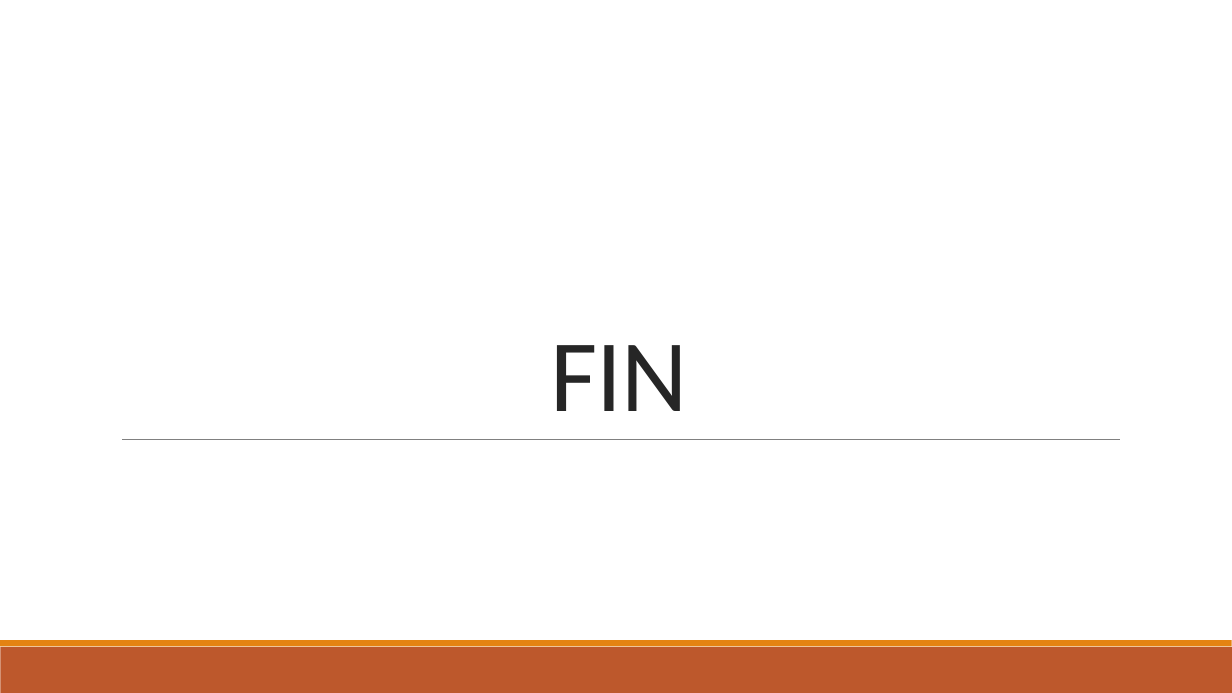
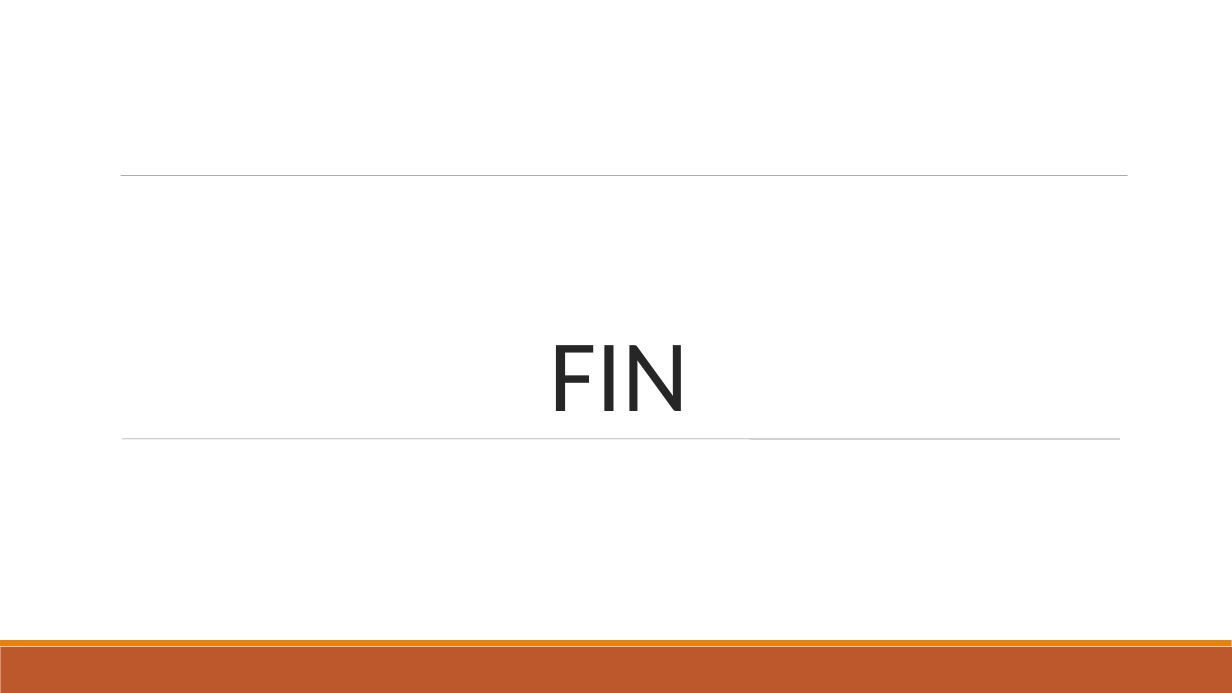
Before and after one commit to Orionde/Mew-Project, a slide deck: slide 14 of blabla/Rendu/Projet Booker it2 - V1.pptx. Drawn at 1232x693 pixels with LibreOffice and Linux fonts; fonts in the diff are those of the drawing. Boxes give left, top, right and bottom in pixels: in the first picture for what was removed or moved away, otherwise in the second. Text is boxed around its words. In the diff, an @@ line names an element or a change of style, - is before the commit and + after.

```diff
--- a/blabla/Rendu/Projet Booker it2 - V1.pptx
+++ b/blabla/Rendu/Projet Booker it2 - V1.pptx
@@ text "FIN" at (549, 345, 688, 411): letter spacing -0.5 to 0 pt; line spacing 0.85 to 1 @@
@@ line added from (121, 176) to (1128, 176), #808080 0.51 pt @@
@@ line (122, 439) - (1120, 439): stroke #808080 0.5 pt to #808080 0.51 pt @@
```
Also in this commit, not shown: 13 other slides changed, 1 other file.
